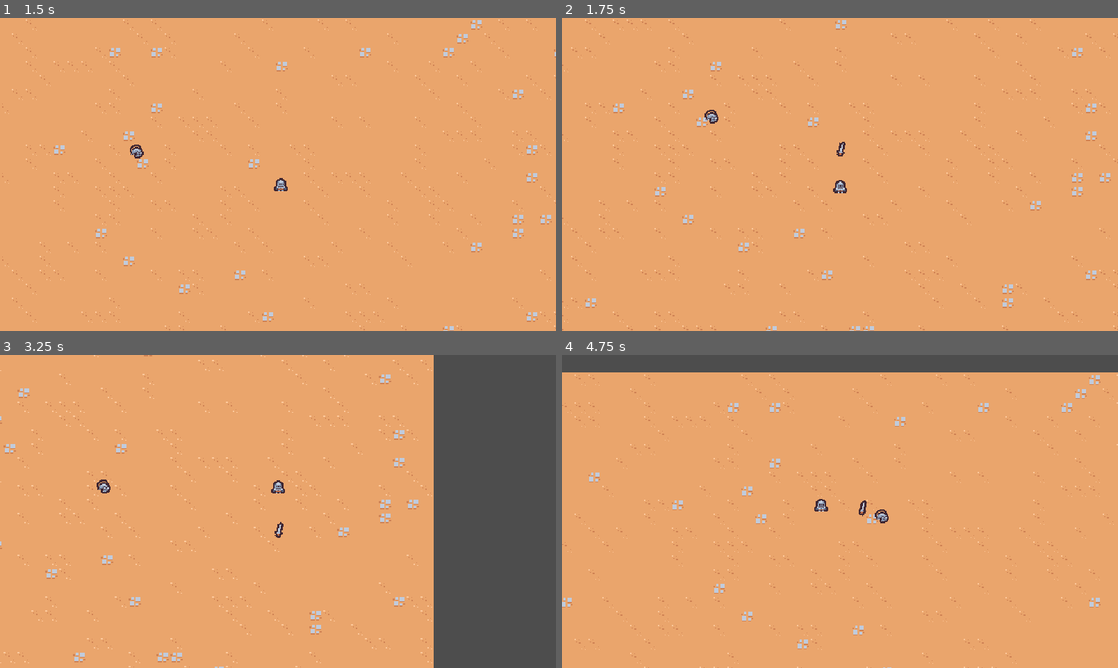
Above: before the commit, frames 1-4 (two rows, left to right).
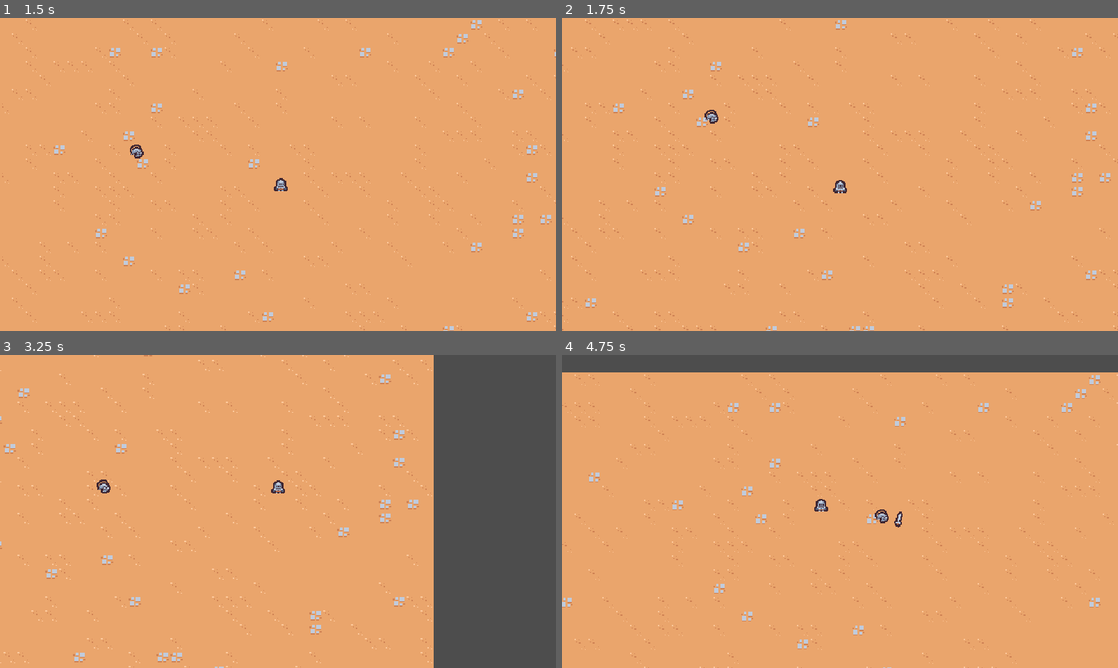
Above: after the commit, the same moments.

Repository: rprav-n/2D-Survivors-Style-Game
Game: Godot game, scene res://scenes/main/main.tscn
Two runs of this game, one before a commit and one after it. Both use one fixed random seed, a clock stepped at 60 frames per second and the inputs below.
Inputs:
- Up to frame 1 (1.5 s): hold D (move_right) 0.53-1.28 s; hold S (move_down) from 1.28 s (still down)
- Up to frame 2 (1.75 s): keep holding S (move_down)
- Up to frame 3 (3.25 s): release S (move_down) at 2.03 s; hold D (move_right) 2.03-2.78 s; hold W (move_up) from 2.78 s (still down)
- Up to frame 4 (4.75 s): release W (move_up) at 3.53 s; hold Left (move_left) from 3.53 s (still down)

Frame 1 is identical in both runs. In frame 2, less than 0.1% of the frame differs, in the area x 49-51%, y 39-45%; in frame 3, less than 0.1%; in frame 4, 0.1%, in the area x 53-62%, y 46-56%.

Commit message:
Targeting Enemies With Sword Ability

Diff:
--- a/scenes/abilities/sword_ability/sword_ability.tscn
+++ b/scenes/abilities/sword_ability/sword_ability.tscn
@@ -1,6 +1,33 @@
 [gd_scene load_steps=5 format=3 uid="uid://buau87i5235ta"]
 
 [ext_resource type="Texture2D" uid="uid://cgmemnyfwli3a" path="res://scenes/abilities/sword_ability/sword.png" id="1_fmt6v"]
+
+[sub_resource type="Animation" id="Animation_pnudn"]
+length = 0.001
+tracks/0/type = "value"
+tracks/0/imported = false
+tracks/0/enabled = true
+tracks/0/path = NodePath("Sprite2D:rotation")
+tracks/0/interp = 1
+tracks/0/loop_wrap = true
+tracks/0/keys = {
+"times": PackedFloat32Array(0),
+"transitions": PackedFloat32Array(1),
+"update": 0,
+"values": [0.0]
+}
+tracks/1/type = "value"
+tracks/1/imported = false
+tracks/1/enabled = true
+tracks/1/path = NodePath("Sprite2D:scale")
+tracks/1/interp = 1
+tracks/1/loop_wrap = true
+tracks/1/keys = {
+"times": PackedFloat32Array(0),
+"transitions": PackedFloat32Array(1),
+"update": 0,
+"values": [Vector2(1, 1)]
+}
 
 [sub_resource type="Animation" id="Animation_opc0r"]
 resource_name = "swing"
@@ -45,33 +72,6 @@
 }]
 }
 
-[sub_resource type="Animation" id="Animation_pnudn"]
-length = 0.001
-tracks/0/type = "value"
-tracks/0/imported = false
-tracks/0/enabled = true
-tracks/0/path = NodePath("Sprite2D:rotation")
-tracks/0/interp = 1
-tracks/0/loop_wrap = true
-tracks/0/keys = {
-"times": PackedFloat32Array(0),
-"transitions": PackedFloat32Array(1),
-"update": 0,
-"values": [0.0]
-}
-tracks/1/type = "value"
-tracks/1/imported = false
-tracks/1/enabled = true
-tracks/1/path = NodePath("Sprite2D:scale")
-tracks/1/interp = 1
-tracks/1/loop_wrap = true
-tracks/1/keys = {
-"times": PackedFloat32Array(0),
-"transitions": PackedFloat32Array(1),
-"update": 0,
-"values": [Vector2(1, 1)]
-}
-
 [sub_resource type="AnimationLibrary" id="AnimationLibrary_7ggpg"]
 _data = {
 "RESET": SubResource("Animation_pnudn"),
--- a/scenes/abilities/sword_ability_controller/sword_ability_controller.gd
+++ b/scenes/abilities/sword_ability_controller/sword_ability_controller.gd
@@ -6,9 +6,27 @@
 
 @onready var timer: Timer = $Timer
 
+const MAX_RANGE: int = 150
 
 func _ready() -> void:
 	timer.timeout.connect(_on_timer_timeout)
+
+
+func get_nearest_enemy_position(player_position: Vector2) -> Vector2:
+	var enemies: Array[Node] = get_tree().get_nodes_in_group("enemy") as Array[Node]
+	enemies = enemies.filter(func(enemy: Node2D):
+		return enemy.global_position.distance_squared_to(player_position) < pow(MAX_RANGE, 2)
+	)
+	if enemies.size() == 0:
+		return Vector2.ZERO
+
+	enemies.sort_custom(func (a: Node2D, b: Node2D):
+		var a_distance: float = a.global_position.distance_squared_to(player_position)
+		var b_distance: float = b.global_position.distance_squared_to(player_position)
+		return a_distance < b_distance
+	)
+
+	return enemies[0].global_position
 
 
 func spawn_sword_ability() -> void:
@@ -17,7 +35,7 @@
 
 	var sword_ability: Node2D = sword_ability_scene.instantiate() as Node2D
 	player.get_parent().add_child(sword_ability)
-	sword_ability.global_position = player.global_position
+	sword_ability.global_position = get_nearest_enemy_position(player.global_position)
 
 
 func _on_timer_timeout() -> void:
--- a/scenes/basic_enemy/basic_enemy.tscn
+++ b/scenes/basic_enemy/basic_enemy.tscn
@@ -6,7 +6,7 @@
 [sub_resource type="CircleShape2D" id="CircleShape2D_wonel"]
 radius = 6.0
 
-[node name="BasicEnemy" type="CharacterBody2D"]
+[node name="BasicEnemy" type="CharacterBody2D" groups=["enemy"]]
 collision_layer = 4
 motion_mode = 1
 script = ExtResource("1_gw5xw")
